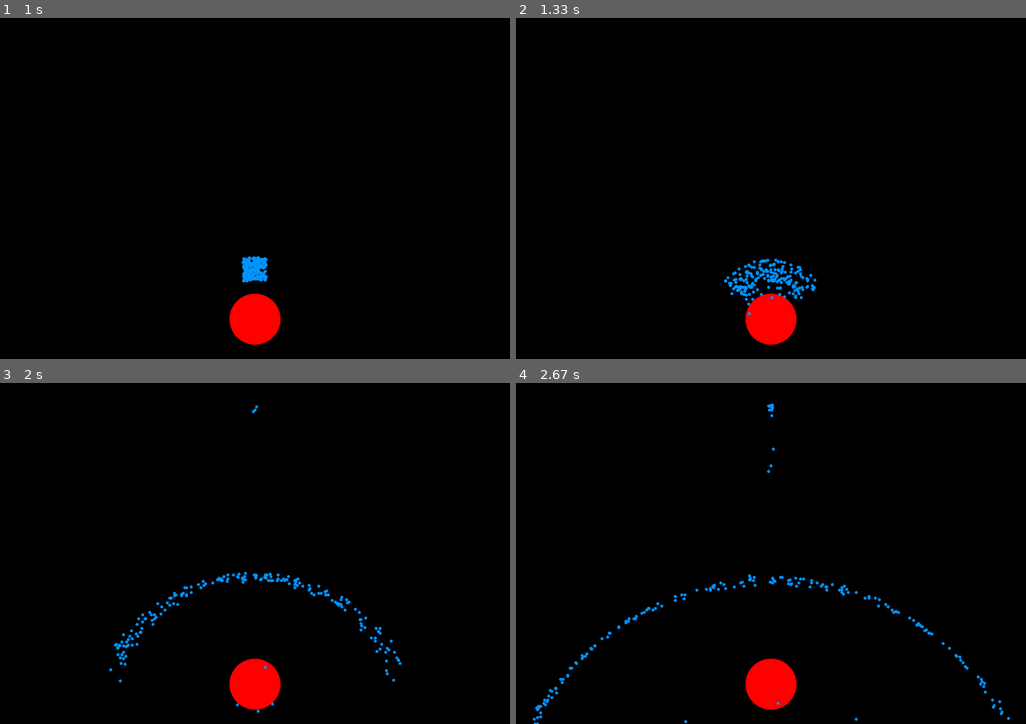
Above: before the commit, frames 1-4 (two rows, left to right).
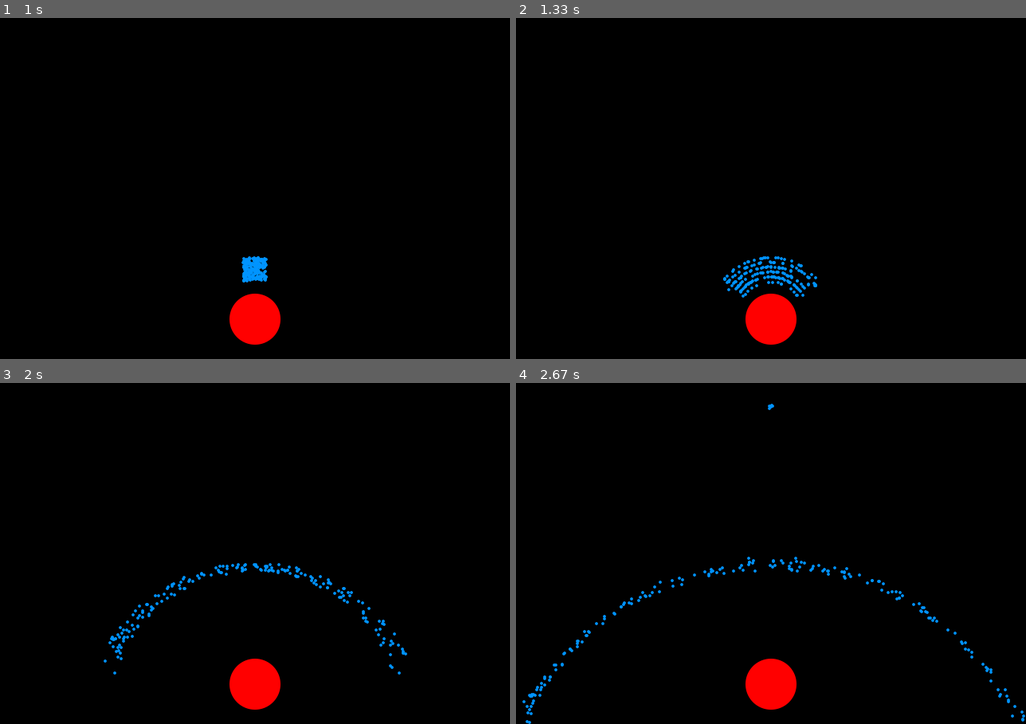
Above: after the commit, the same moments.

Repository: rkibria/Pygame-Community-Easter-Jam-2023
Game: pygame game, started from main.py
The game is run twice, just before and just after one commit, with the same random seed, the same clock (stepped at 60 frames per second) and the same inputs.
Inputs:
- Up to frame 1 (1 s): no input
- Up to frame 2 (1.33 s): no input
- Up to frame 3 (2 s): no input
- Up to frame 4 (2.67 s): no input

Frame 1 is identical in both runs. In frame 2, 1.0% of the frame differs, in the area x 40-60%, y 69-88%; in frame 3, 1.7%; in frame 4, 1.9%, in the area x 1-100%, y 6-100%.

Commit message:
move away

Diff:
--- a/main.py
+++ b/main.py
@@ -62,18 +62,19 @@
     touch_distance = r_1 + r_2
 
     if distance < touch_distance:
-        v_1_to_2 = pos_2 - pos_1
-        angle = p_1["velocity"].angle_to(v_1_to_2)
-        if angle <= 90 or angle >= -90:
-            p_1["velocity"].reflect_ip(v_1_to_2)
+        p_1_to_2 = pos_2 - pos_1
+        angle = p_1["velocity"].angle_to(p_1_to_2)
+        p_1["pos"] = pos_2 - p_1_to_2.normalize() * (r_2 + 1)
+        if angle < 90 or angle > -90:
+            p_1["velocity"].reflect_ip(p_1_to_2)
 
 def animate_particles(particles):
     """Move all particles"""
     umbrella = particles[0]
     for i in range(1, len(particles)):
         p_1 = particles[i]
+        apply_gravity(p_1)
         collide_particles(p_1, umbrella)
-        apply_gravity(p_1)
 
     for p_1 in particles:
         v_1 = p_1["velocity"]
